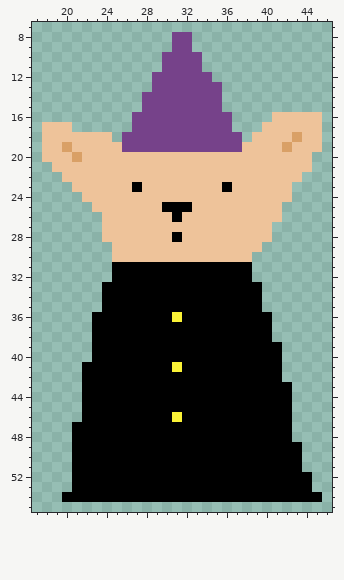
Pixel-art sprite -- catzalot/aseprite/catazlot/catazalotTemp.png. The picture above is the old version.
The file is 64x64 pixels. Shown: x 17..46, y 7..55.
The same view after the edit:
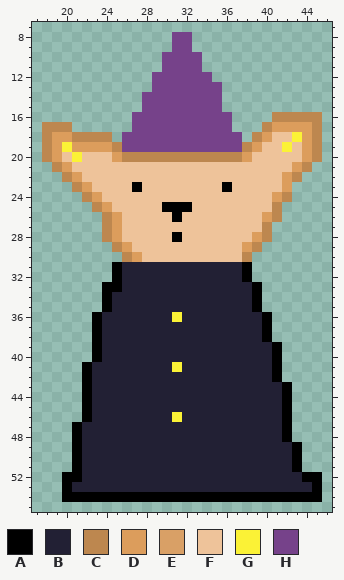
Palette (. is transparent): A #000000  B #222034  C #bd874f  D #dc9d5c  E #d9a066  F #eec39a  G #fbf236  H #76428a
Diff:
Changed rows in their new state; - is an unchanged pixel.
first column x 18:
16 -----------------------CCCCC
17 CCC-------------------CDDDDC
18 CDDCCCC--------------CD--GDC
19 CDGDDDDC------------CD--G-DC
20 CD-G---DCCCCCCCCCCCCD-----DC
21 -CD----------------------DC-
22 --CD--------------------DC--
23 ---CD-------------------D---
24 ----CD-----------------DC---
25 -----CD----------------C----
26 ------CD--------------DC----
27 ------CD--------------C-----
28 ------CD-------------DC-----
29 -------CD-----------DC------
30 -------.CD----------C-------
31 --------BBBBBBBBBBBB--------
32 --------BBBBBBBBBBBB--------
33 --------BBBBBBBBBBBBB-------
34 -------BBBBBBBBBBBBBB-------
35 -------BBBBBBBBBBBBBB-------
36 ------BBBBBBB-BBBBBBBB------
37 ------BBBBBBBBBBBBBBBB------
38 ------BBBBBBBBBBBBBBBB------
39 ------BBBBBBBBBBBBBBBBB-----
40 ------BBBBBBBBBBBBBBBBB-----
41 -----BBBBBBBB-BBBBBBBBB-----
42 -----BBBBBBBBBBBBBBBBBB-----
43 -----BBBBBBBBBBBBBBBBBBB----
44 -----BBBBBBBBBBBBBBBBBBB----
45 -----BBBBBBBBBBBBBBBBBBB----
46 -----BBBBBBBB-BBBBBBBBBB----
47 ----BBBBBBBBBBBBBBBBBBBB----
48 ----BBBBBBBBBBBBBBBBBBBB----
49 ----BBBBBBBBBBBBBBBBBBBBB---
50 ----BBBBBBBBBBBBBBBBBBBBB---
51 ----BBBBBBBBBBBBBBBBBBBBB---
52 --A-BBBBBBBBBBBBBBBBBBBBBB-A
53 --ABBBBBBBBBBBBBBBBBBBBBBBBA
Where, in picture pixels (left, top, right, bottom), the same in both pictures:
changed: (42, 112, 322, 492)
